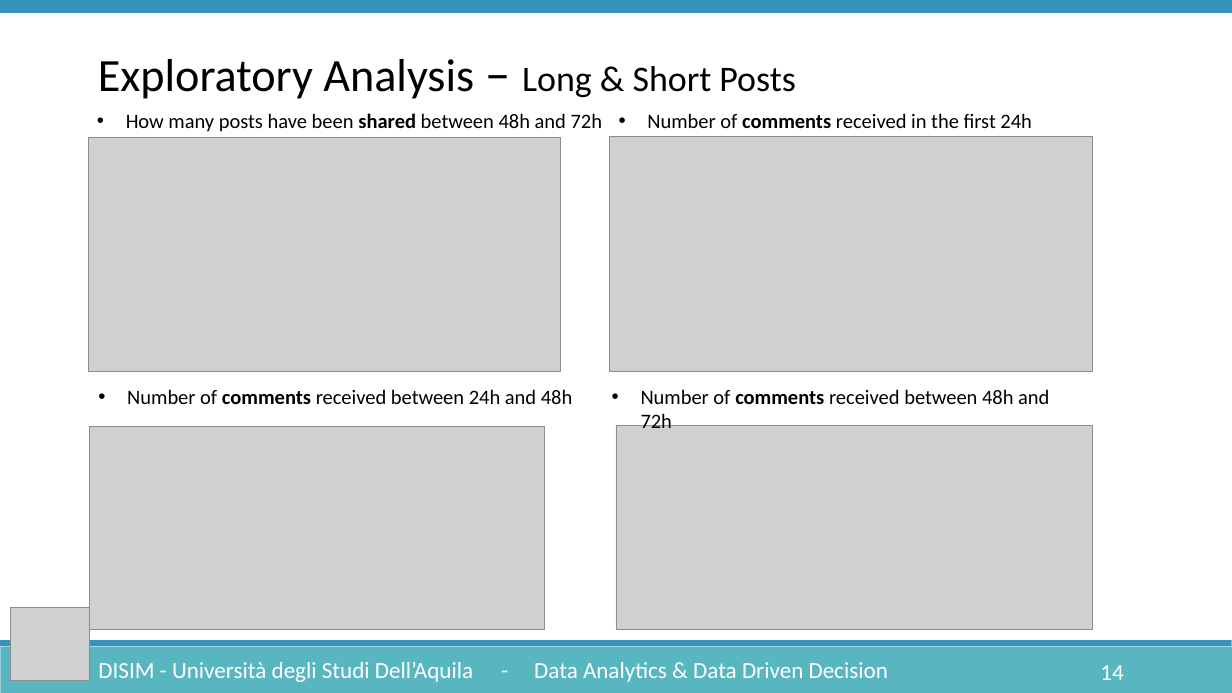
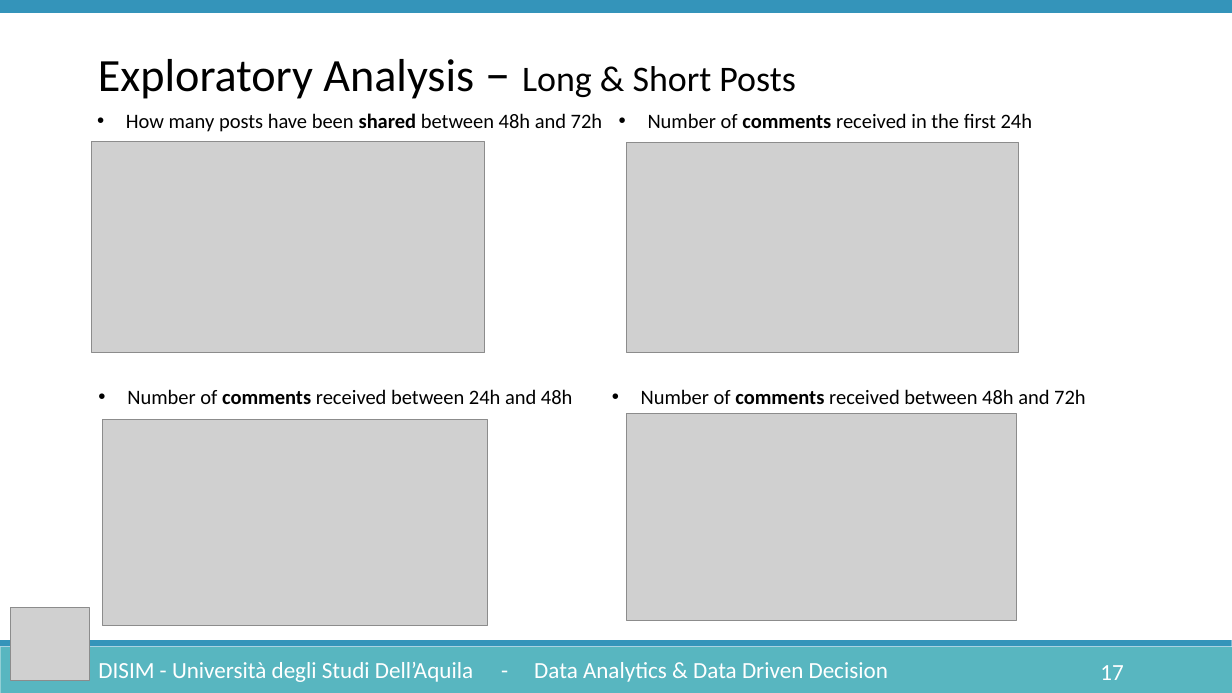
Before and after one commit to Lucgril/Data_Analytics, a slide deck: slide 17 of Documentation/DataAnalytics.pptx (slide 14 before the commit). Drawn at 1232x693 pixels with LibreOffice and Linux fonts; fonts in the diff are those of the drawing; grey boxes stand for pictures. Boxes give left, top, right and bottom in pixels: in the first picture for what was removed or moved away, otherwise in the second. Text is boxed around its words. In the diff, an @@ line names an element or a change of style, - is before the commit and + after.

```diff
--- a/Documentation/DataAnalytics.pptx
+++ b/Documentation/DataAnalytics.pptx
@@ picture: place and size @@
-picture at bbox=[89, 138, 561, 372]
+picture at bbox=[91, 141, 484, 352]
@@ picture: place and size @@
-picture at bbox=[610, 137, 1093, 372]
+picture at bbox=[627, 142, 1019, 353]
@@ text "Number of comments received between ..." rewrapped from bbox=[641, 389, 1049, 428] to bbox=[641, 389, 1086, 404] @@
@@ picture: place and size @@
-picture at bbox=[616, 426, 1093, 629]
+picture at bbox=[627, 413, 1017, 620]
@@ picture: place and size @@
-picture at bbox=[90, 426, 545, 629]
+picture at bbox=[103, 420, 488, 627]
@@ page number at bbox=[1100, 665, 1123, 680]: text changed @@
-14
+17
```
Also in this commit, not shown: 10 other slides changed, 5 slides added, 1 slide removed.
